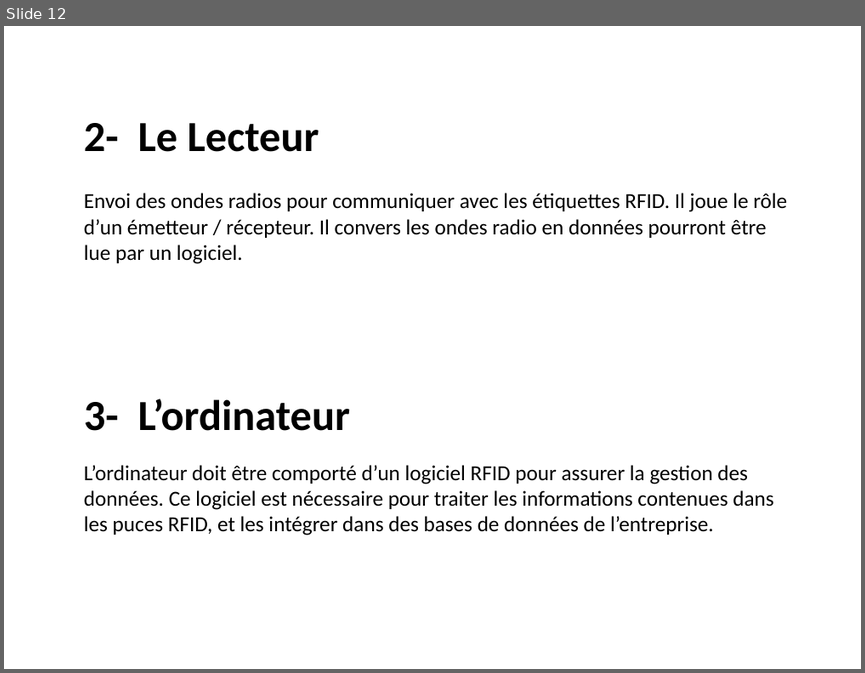
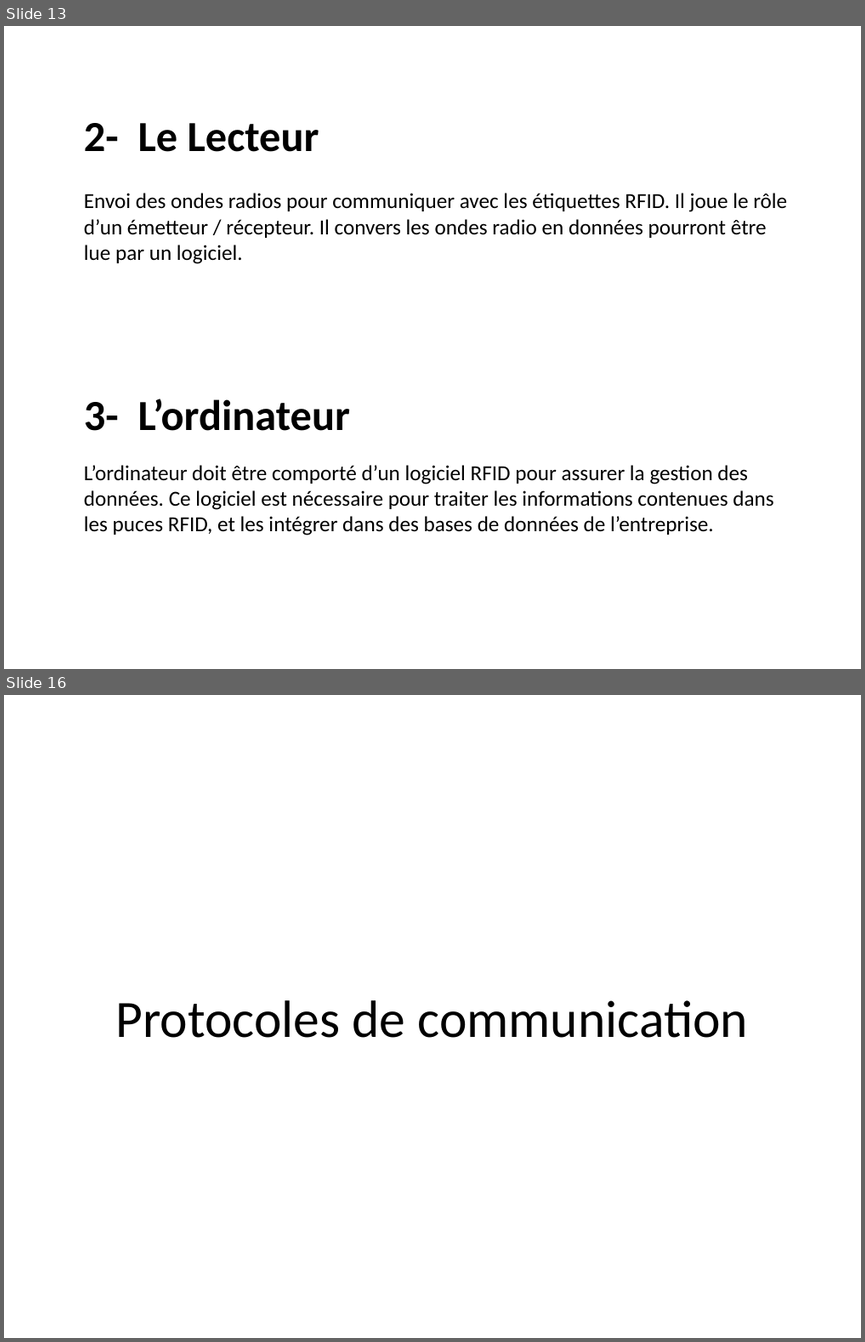
Before and after one commit to adeiry/RFID, a slide deck: RFID.pptx. Shown one above the other, each under a label of ours: slide 12 before the commit, slides 13 and 16 after it; the slides between them are not shown. The pictures are 865x673 and 865x1342 pixels, drawn with LibreOffice and Linux fonts; fonts in the diff are those of the drawing. Boxes give left, top, right and bottom in pixels: in the first picture for what was removed or moved away, otherwise in the second. Text is boxed around its words. In the diff, an @@ line names an element or a change of style, - is before the commit and + after.

```diff
--- a/RFID.pptx
+++ b/RFID.pptx
@@ slide 16 added at [4, 695, 861, 1338], background #FFFFFF @@
@@ title added at [116, 1000, 748, 1038], 44 pt, text #000000 @@
+Protocoles de communication
@@ what was slide 12 is now slide 13 @@
```
Also in this commit, not shown: 7 other slides added.
